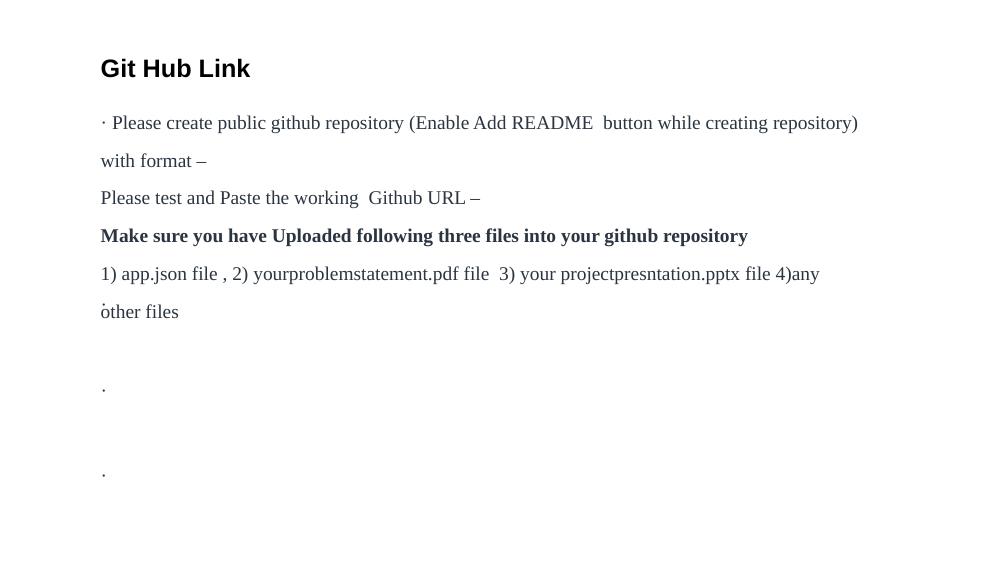
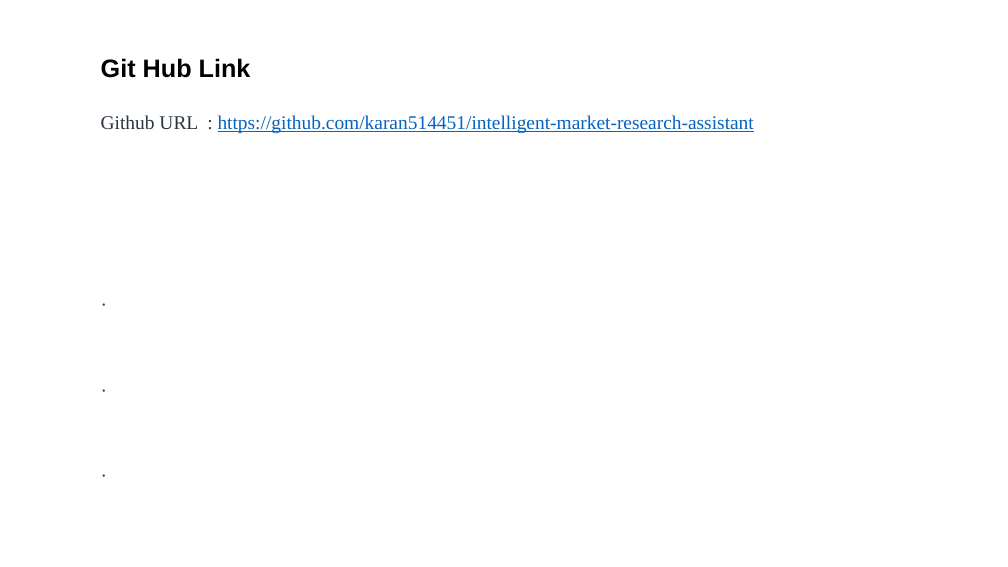
Before and after one commit to karan514451/intelligent-market-research-assistant, a slide deck: slide 13 of Karan Padhiyar_Project Submission for EduentFoundation_IBMUniversityEngagement.pptx. Drawn at 1008x567 pixels with LibreOffice and Linux fonts; fonts in the diff are those of the drawing. Boxes give left, top, right and bottom in pixels: in the first picture for what was removed or moved away, otherwise in the second. Text is boxed around its words. In the diff, an @@ line names an element or a change of style, - is before the commit and + after.

```diff
--- a/Karan Padhiyar_Project Submission for EduentFoundation_IBMUniversityEngagement.pptx
+++ b/Karan Padhiyar_Project Submission for EduentFoundation_IBMUniversityEngagement.pptx
@@ text at (101, 115, 754, 134): text changed; text colour #2B3541 to #0563C1 @@
-· Please create public github repository (Enable Add README button while creating repository) with format –
-Please test and Paste the working Github URL –
-Make sure you have Uploaded following three files into your github repository
-1) app.json file , 2) yourproblemstatement.pdf file 3) your projectpresntation.pptx file 4)any other files
+Github URL : https://github.com/karan514451/intelligent-market-research-assistant
```
Also in this commit, not shown: 2 slides added, 2 slides removed.
